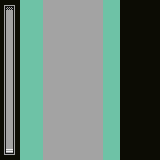
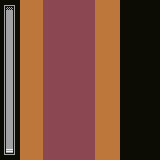
The second w=160, h=160 image is a revision of the first. Changes to its layers:
added layer "Layer 4" above "Layer 2" over [95, 0, 119, 160]
added layer "Layer 2" above "Layer 0" over [20, 0, 120, 160]
hid "Layer 0" over [20, 0, 120, 160]
